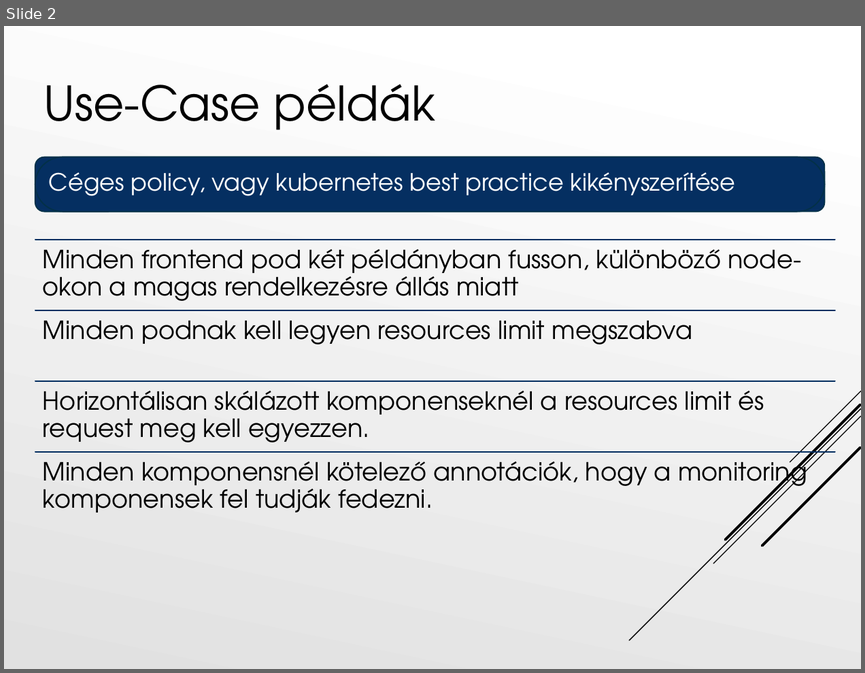
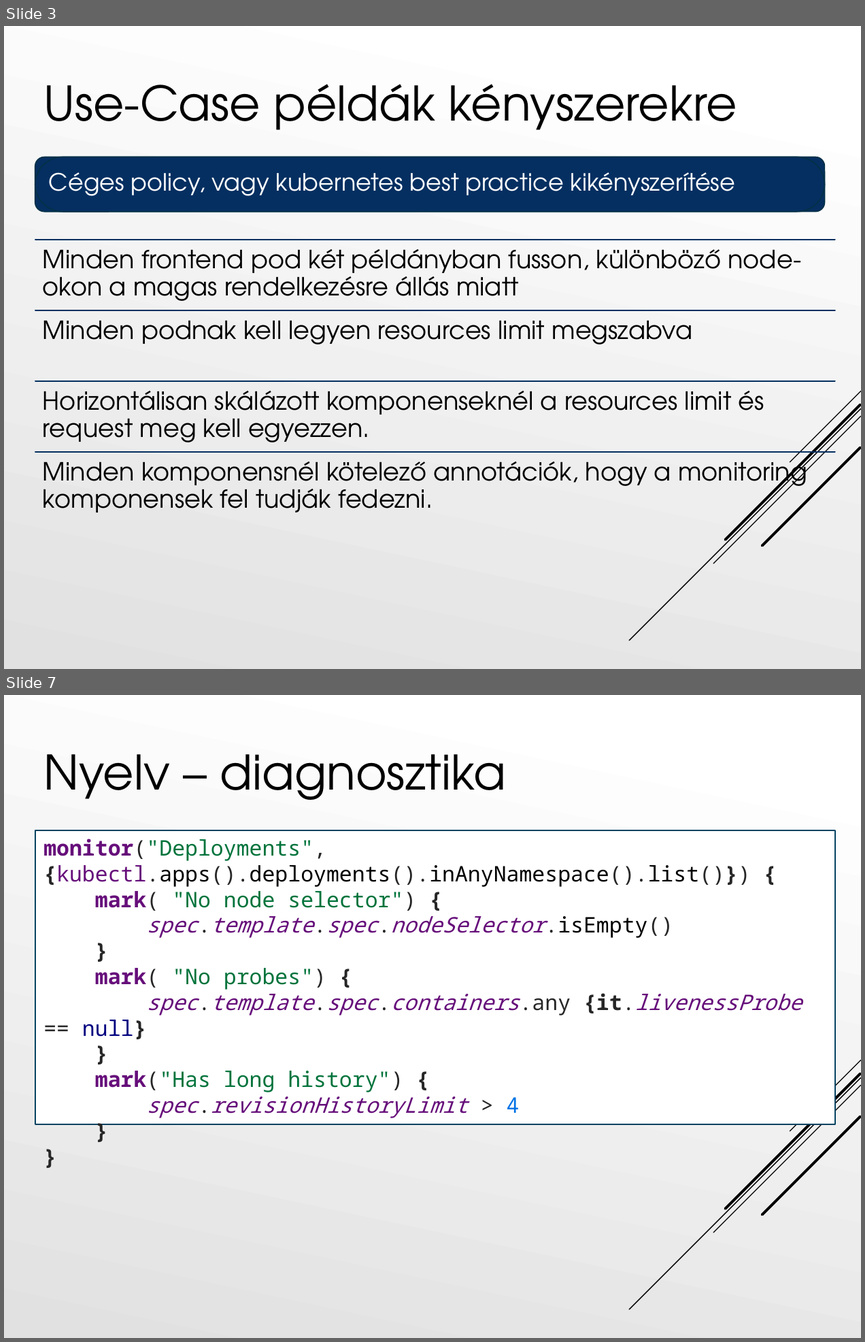
Before and after one commit to Tiegris/KonstrainR, a slide deck: ppt/prezi.pptx. Shown one above the other, each under a label of ours: slide 2 before the commit, slides 3 and 7 after it; the slides between them are not shown. The pictures are 865x673 and 865x1342 pixels, drawn with LibreOffice and Linux fonts; fonts in the diff are those of the drawing. Boxes give left, top, right and bottom in pixels: in the first picture for what was removed or moved away, otherwise in the second. Text is boxed around its words. In the diff, an @@ line names an element or a change of style, - is before the commit and + after.

```diff
--- a/ppt/prezi.pptx
+++ b/ppt/prezi.pptx
@@ slide 7 added at box(4, 695, 861, 1338), background gradient #FFFFFF to #E1E1E1; not listed: 5 template elements that a slide beside it also shows @@
@@ title added at box(43, 754, 507, 800), 40 pt, text #000000 @@
+Nyelv – diagnosztika
@@ rectangle added at box(35, 830, 834, 1124), fill #FFFFFF, outline #054361 1 pt, 18 pt, text #660E7A @@
+monitor("Deployments", {kubectl.apps().deployments().inAnyNamespace().list()}) {
+mark( "No node selector") {
+spec.template.spec.nodeSelector.isEmpty()
+}
+mark( "No probes") {
+spec.template.spec.containers.any {it.livenessProbe == null}
+}
+mark("Has long history") {
+spec.revisionHistoryLimit > 4
+}
+}
@@ what was slide 2 is now slide 3 @@
@@ slide 3 changed as well @@
@@ title at box(43, 84, 737, 130): text changed @@
-Use-Case példák
+Use-Case példák kényszerekre
```
Also in this commit, not shown: 2 other slides changed, 13 other slides added, 11 slides removed.
